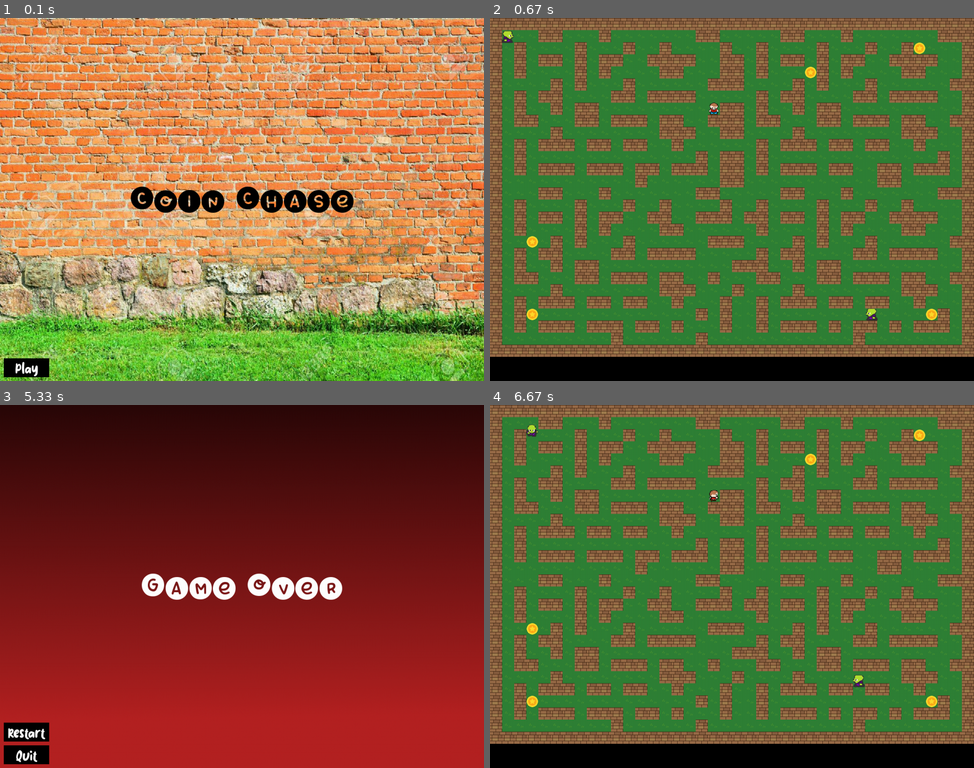
Above: before the commit, frames 1-4 (two rows, left to right).
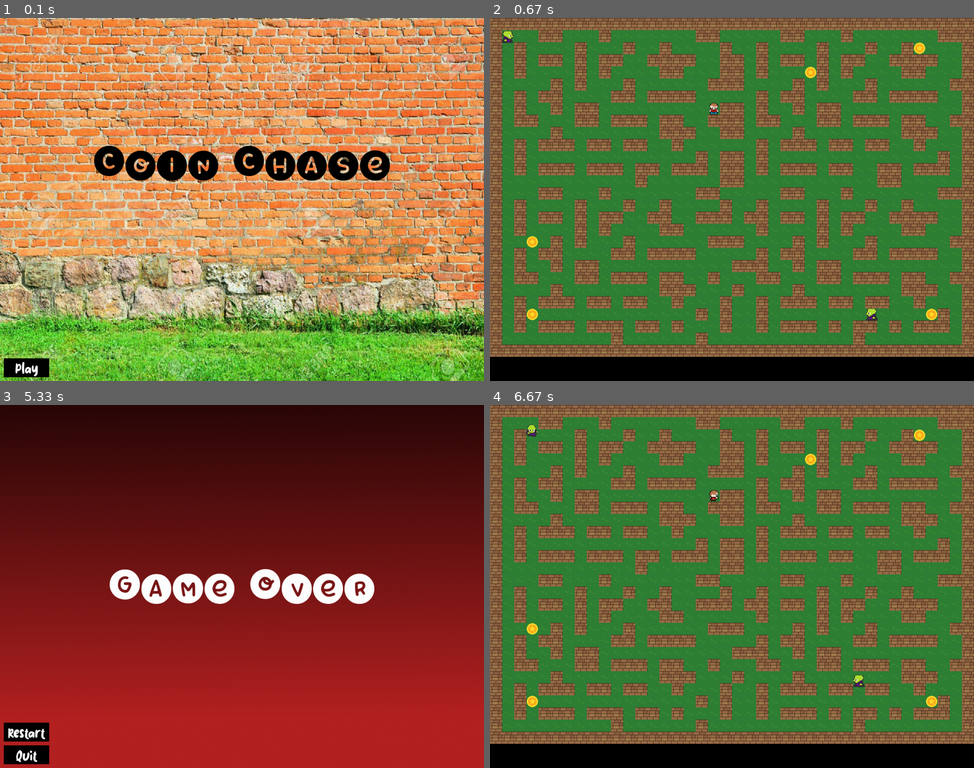
Above: after the commit, the same moments.

Repository: DannyCamacho/coin-chase-pygame
Game: pygame game, started from main.py
Two runs of this game, one before a commit and one after it. Both use one fixed random seed, a clock stepped at 60 frames per second and the inputs below.
Inputs (mouse positions are in pixels of both pictures, inside the frame that each line leads up to):
- Up to frame 1 (0.1 s): no input
- Up to frame 2 (0.67 s): click (514, 366) at 0.38 s
- Up to frame 3 (5.33 s): tap A at 0.67, 1.98, 3.38, 4.88 s; tap E at 1.07, 1.37, 1.57, 1.9, 2.2, 3.05, 4.13, 4.43, 4.8 s; hold Left 2.33-2.87 s; hold Down 2.9-3.2 s; hold Left 3.23-3.63 s; hold Up 3.67-4.03 s
- Up to frame 4 (6.67 s): click (514, 731) at 5.68 s; tap Space at 5.97 s; hold Right from 6.3 s (still down)

The runs differ from the first frame. In frame 1, 5.4% of the frame differs, in the area x 19-81%, y 35-54%; in frame 2, nothing differs; in frame 3, 2.6%; in frame 4, nothing differs.

Commit message:
add icon and title for game window

Diff:
--- a/Game.py
+++ b/Game.py
@@ -8,6 +8,8 @@
     def __init__(self):
         pygame.init()
 
+        pygame.display.set_caption("Coin Chase")
+        pygame.display.set_icon(pygame.image.load("img/star.png"))
         self.screen = pygame.display.set_mode((WIN_WIDTH, WIN_HEIGHT))
         self.clock = pygame.time.Clock()
         self.playing = False
@@ -16,7 +18,7 @@
         self.pathing = False
         self.game_map = []
 
-        self.font = pygame.font.Font('assets/title_font.ttf', 72)
+        self.font = pygame.font.Font('assets/title_font.ttf', 96)
         self.character_spritesheet = Spritesheet('img/character.png')
         self.enemy_spritesheet = Spritesheet('img/enemy.png')
         self.attack_spritesheet = Spritesheet('img/attack.png')
@@ -149,7 +151,7 @@
         intro = True
 
         title = self.font.render('Coin Chase', True, BLACK)
-        title_rect = title.get_rect(center=(WIN_WIDTH / 2, WIN_HEIGHT / 2))
+        title_rect = title.get_rect(center=(WIN_WIDTH / 2, WIN_HEIGHT / 2.5))
         play_button = Button(10, WIN_HEIGHT - 60, 120, 50, WHITE, BLACK, 'Play', 32)
 
         while intro:
